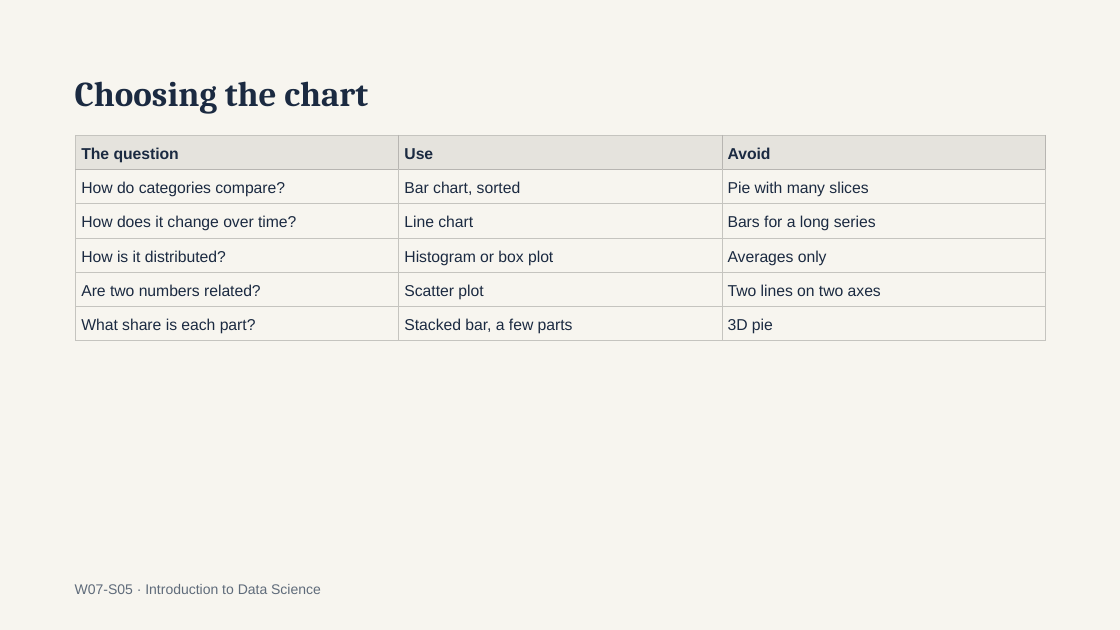
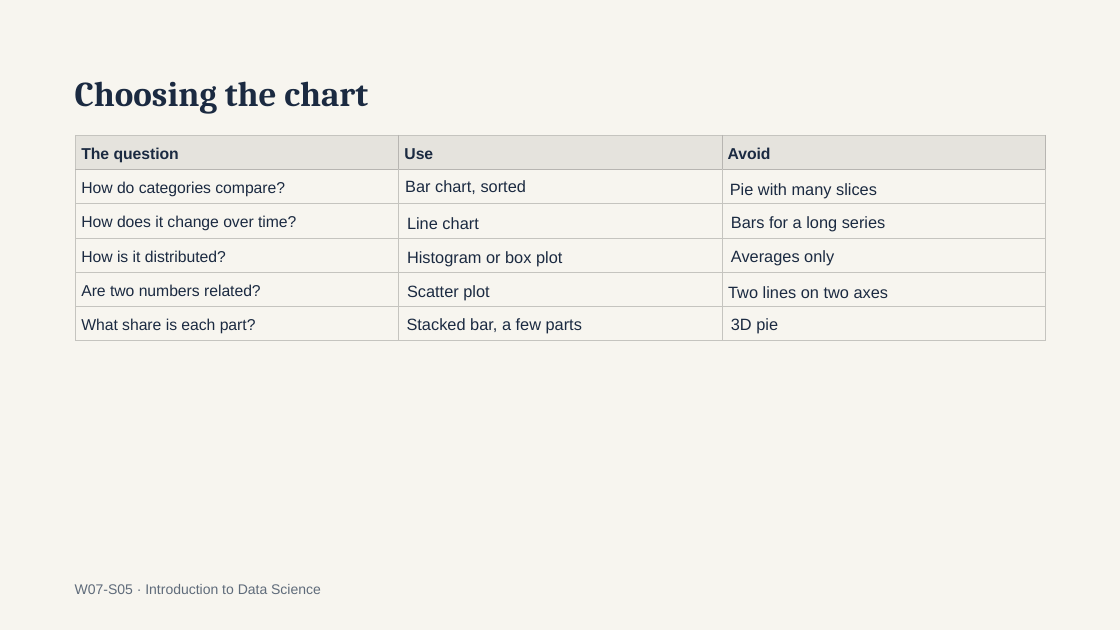
Before and after one commit to a6dulrauf/introduction-to-data-science-fall26, a slide deck: slide 5 of week 7/Intro to Data Science — Week 7 Data Visualization.pptx. Drawn at 1120x630 pixels with LibreOffice and Linux fonts; fonts in the diff are those of the drawing. Boxes give left, top, right and bottom in pixels: in the first picture for what was removed or moved away, otherwise in the second. Text is boxed around its words. In the diff, an @@ line names an element or a change of style, - is before the commit and + after.

```diff
--- a/week 7/Intro to Data Science — Week 7 Data Visualization.pptx
+++ b/week 7/Intro to Data Science — Week 7 Data Visualization.pptx
@@ table at (76, 135, 1046, 341) @@
-row 2, column 2: Bar chart, sorted
+row 2, column 2: 
-row 2, column 3: Pie with many slices
+row 2, column 3: 
-row 3, column 2: Line chart
+row 3, column 2: 
-row 3, column 3: Bars for a long series
+row 3, column 3: 
-row 4, column 2: Histogram or box plot
+row 4, column 2: 
-row 4, column 3: Averages only
+row 4, column 3: 
-row 5, column 2: Scatter plot
+row 5, column 2: 
-row 5, column 3: Two lines on two axes
+row 5, column 3: 
-row 6, column 2: Stacked bar, a few parts
+row 6, column 2: 
-row 6, column 3: 3D pie
+row 6, column 3: 
@@ text added at (405, 180, 526, 194), 14 pt, text #1B2A41 @@
+Bar chart, sorted
@@ text added at (730, 183, 877, 199), 14 pt, text #1B2A41 @@
+Pie with many slices
@@ text added at (407, 217, 478, 229), 14 pt, text #1B2A41 @@
+Line chart
@@ text added at (731, 216, 886, 232), 14 pt, text #1B2A41 @@
+Bars for a long series
@@ text added at (407, 251, 562, 266), 14 pt, text #1B2A41 @@
+Histogram or box plot
@@ text added at (731, 250, 834, 266), 14 pt, text #1B2A41 @@
+Averages only
@@ text added at (407, 285, 489, 300), 14 pt, text #1B2A41 @@
+Scatter plot
@@ text added at (728, 286, 889, 298), 14 pt, text #1B2A41 @@
+Two lines on two axes
@@ text added at (407, 318, 582, 334), 14 pt, text #1B2A41 @@
+Stacked bar, a few parts
@@ text added at (731, 318, 778, 334), 14 pt, text #1B2A41 @@
+3D pie
```
Also in this commit, not shown: 3 other slides changed.
